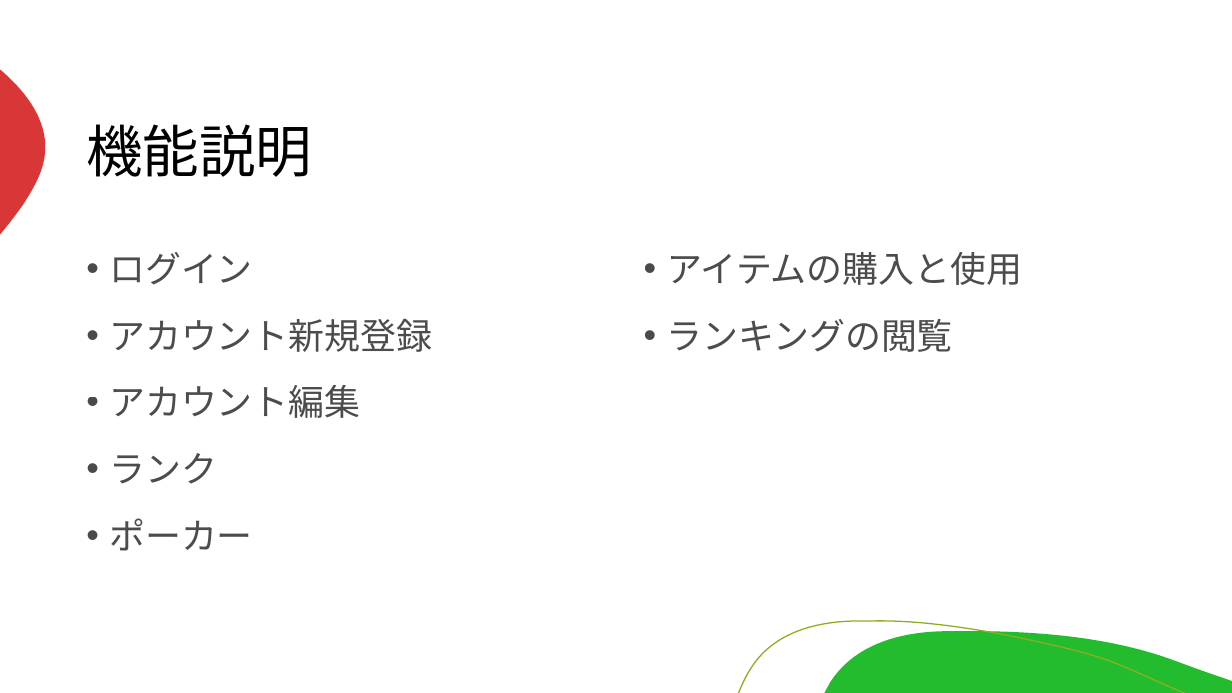
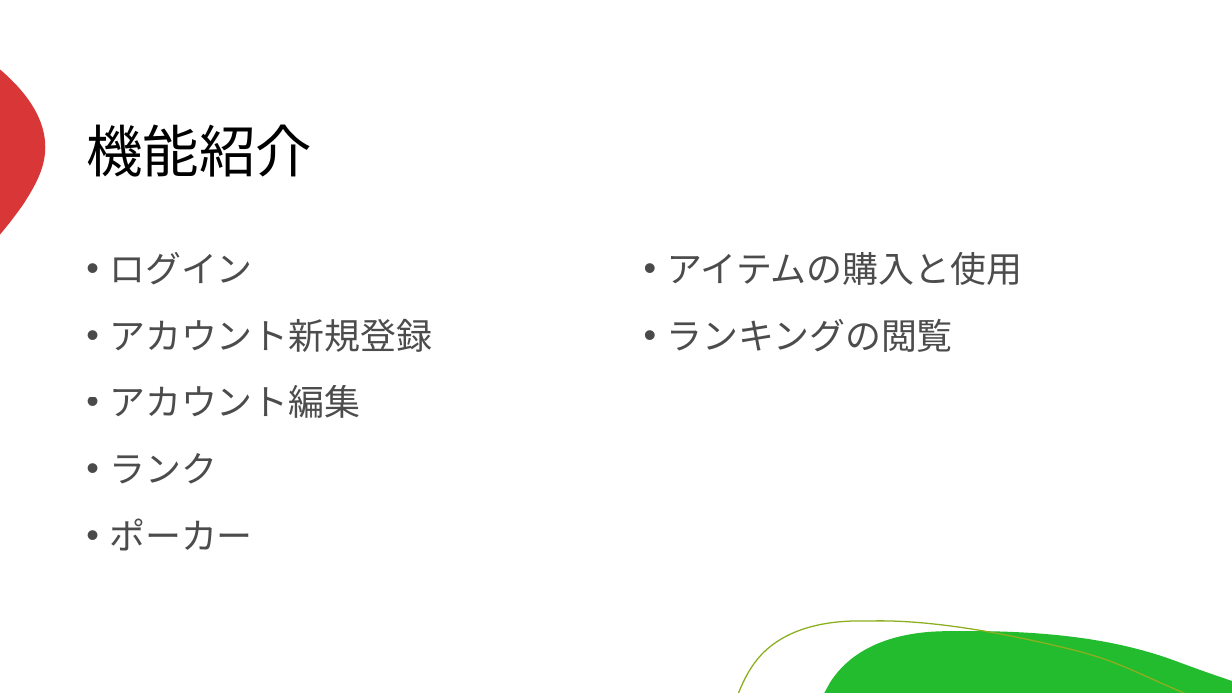
Before and after one commit to miyagiryusei/Excel, a slide deck: slide 6 of 発表資料.pptx. Drawn at 1232x693 pixels with LibreOffice and Linux fonts; fonts in the diff are those of the drawing. Boxes give left, top, right and bottom in pixels: in the first picture for what was removed or moved away, otherwise in the second. Text is boxed around its words. In the diff, an @@ line names an element or a change of style, - is before the commit and + after.

```diff
--- a/発表資料.pptx
+++ b/発表資料.pptx
@@ title at <box>86,124,312,177</box>: text changed @@
-機能説明
+機能紹介
```
Also in this commit, not shown: 2 other slides changed, 6 slides removed.
